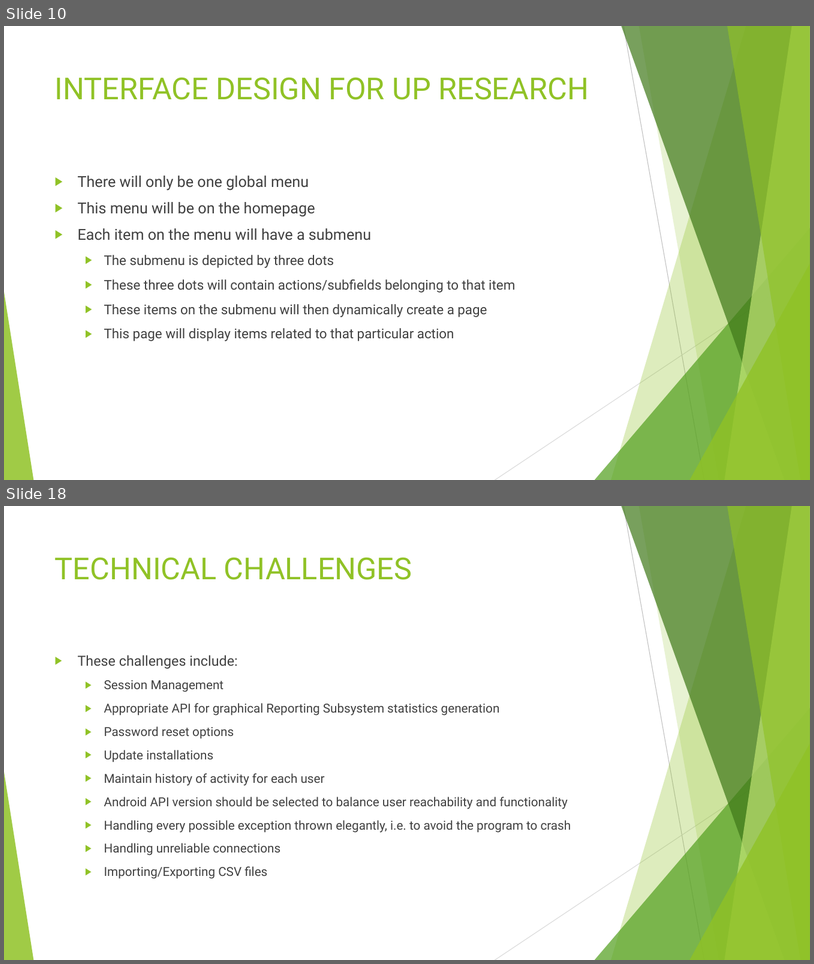
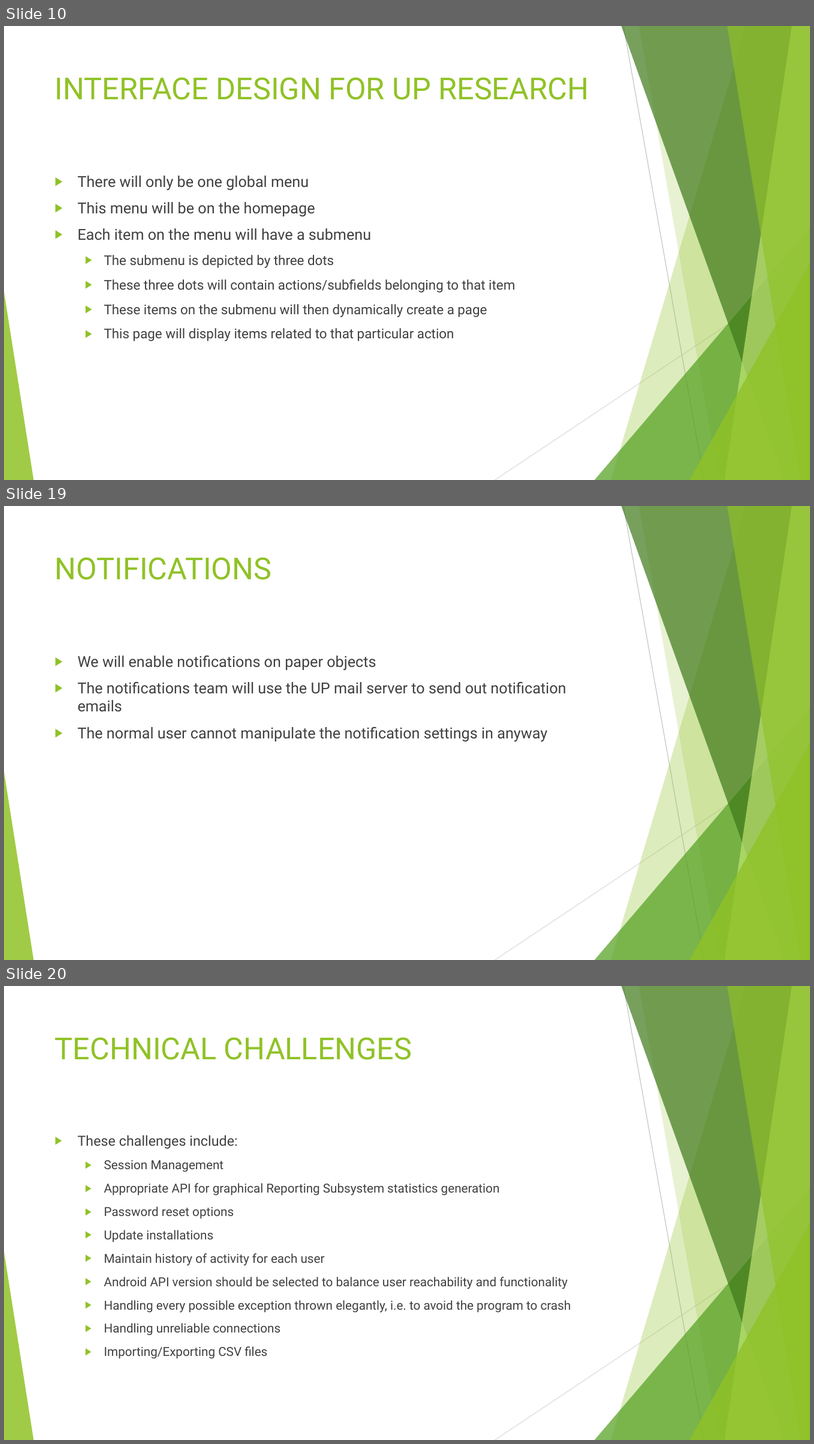
Before and after one commit to u14077893/Bravo, a slide deck: Android Interface/Presentation/COS 301 Presentation.pptx. Shown one above the other, each under a label of ours: slides 10 and 18 before the commit, slides 10, 19 and 20 after it; the slides between them are not shown. The pictures are 814x964 and 814x1444 pixels, drawn with LibreOffice and Linux fonts; fonts in the diff are those of the drawing. Boxes give left, top, right and bottom in pixels: in the first picture for what was removed or moved away, otherwise in the second. Text is boxed around its words. In the diff, an @@ line names an element or a change of style, - is before the commit and + after.

```diff
--- a/Android Interface/Presentation/COS 301 Presentation.pptx
+++ b/Android Interface/Presentation/COS 301 Presentation.pptx
@@ slide 19 added at <box>4,506,810,960</box>, background #FFFFFF; not listed: 10 template elements that a slide beside it also shows @@
@@ title added at <box>55,557,272,580</box>, 36 pt, text #90C226 @@
+NOTIFICATIONS
@@ text added at <box>78,655,566,742</box>, 18 pt, text #404040 @@
+▶ We will enable notifications on paper objects
+▶ The notifications team will use the UP mail server to send out notification emails
+▶ The normal user cannot manipulate the notification settings in anyway
@@ what was slide 18 is now slide 20 @@
```
Also in this commit, not shown: 4 slides changed, 4 other slides added, 3 slides removed.
